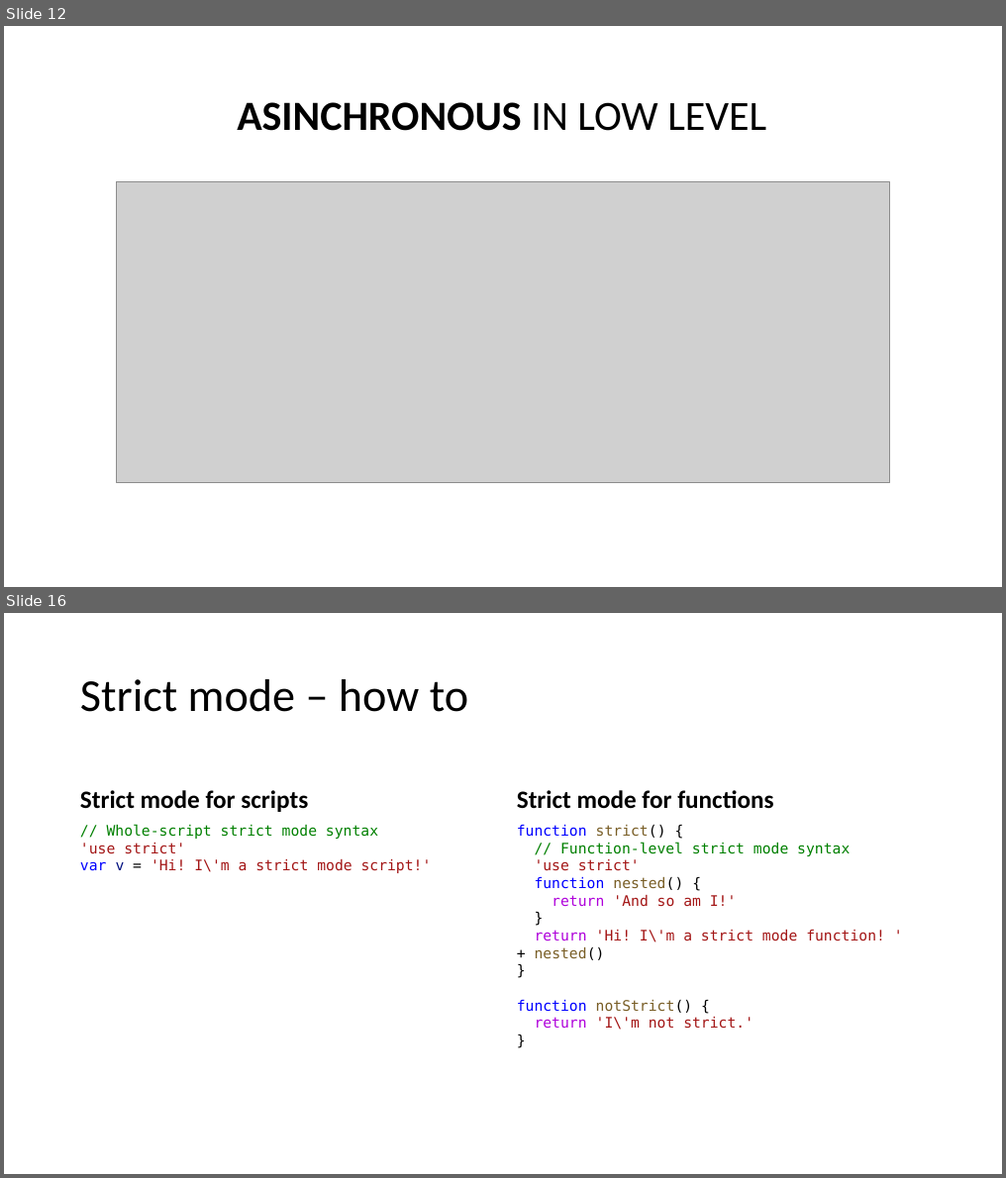
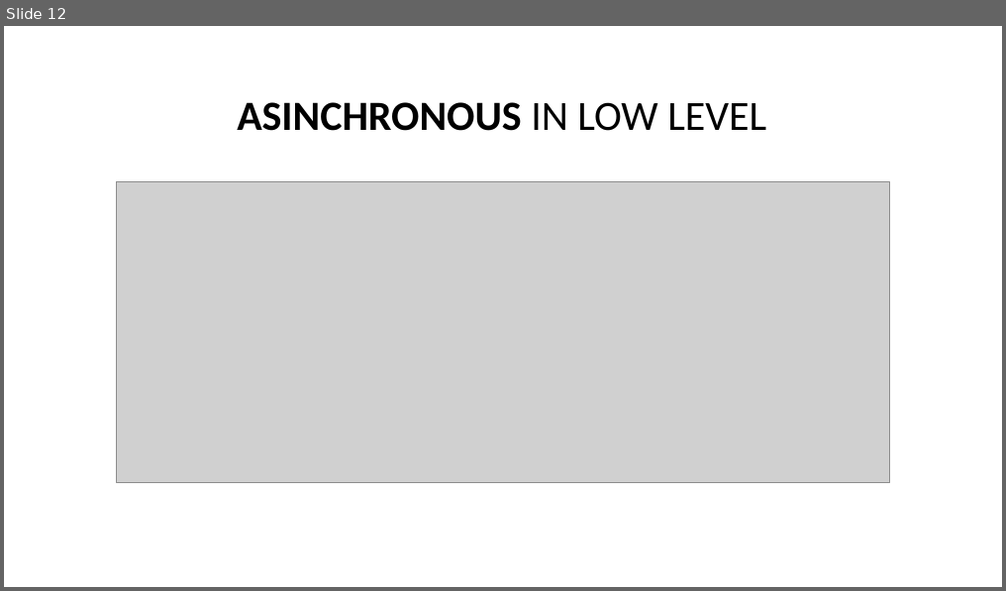
Before and after one commit to NickNaso/nodejs-tsw-2017, a slide deck: slides/nodejs-from-zero-to-hero.pptx. Shown one above the other, each under a label of ours: slides 12 and 16 before the commit, slide 12 after it; the slides between them are not shown. The pictures are 1006x1178 and 1006x591 pixels, drawn with LibreOffice and Linux fonts; fonts in the diff are those of the drawing; grey boxes stand for pictures. Boxes give left, top, right and bottom in pixels: in the first picture for what was removed or moved away, otherwise in the second. Text is boxed around its words. In the diff, an @@ line names an element or a change of style, - is before the commit and + after.

```diff
--- a/slides/nodejs-from-zero-to-hero.pptx
+++ b/slides/nodejs-from-zero-to-hero.pptx
@@ slide 16 removed at box(4, 613, 1002, 1174), background #FFFFFF @@
@@ title removed at box(80, 679, 468, 712) @@
-Strict mode – how to
@@ text removed at box(80, 790, 308, 812) @@
-Strict mode for scripts
@@ text removed at box(517, 790, 773, 809) @@
-Strict mode for functions
@@ text removed at box(80, 824, 432, 873) @@
-// Whole-script strict mode syntax
-'use strict'
-var v = 'Hi! I\'m a strict mode script!'
@@ text removed at box(517, 824, 885, 1030) @@
-function strict() {
-// Function-level strict mode syntax
-'use strict'
-function nested() {
-return 'And so am I!'
-}
-return 'Hi! I\'m a strict mode function! ' + nested()
-}
-function notStrict() {
-return 'I\'m not strict.'
-}
```
Also in this commit, not shown: 12 slides changed, 7 slides added, 7 other slides removed, 1 other file.
